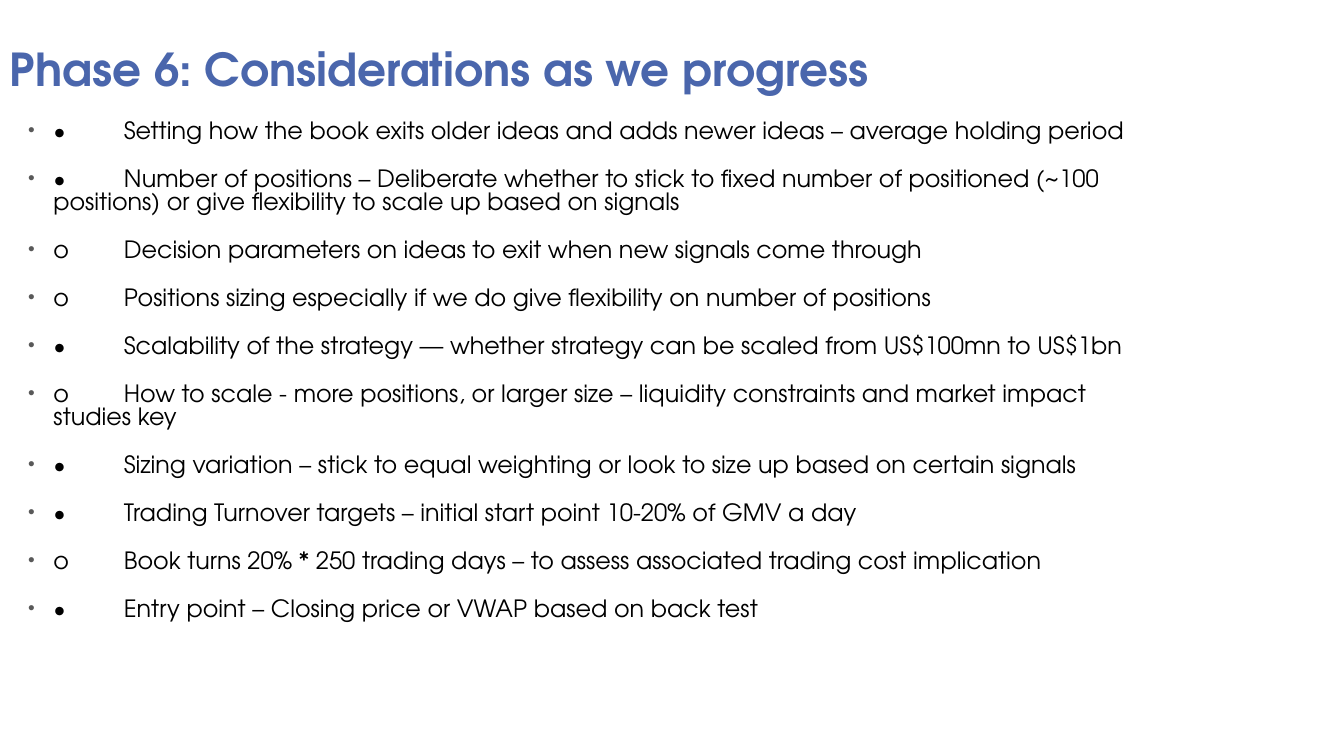
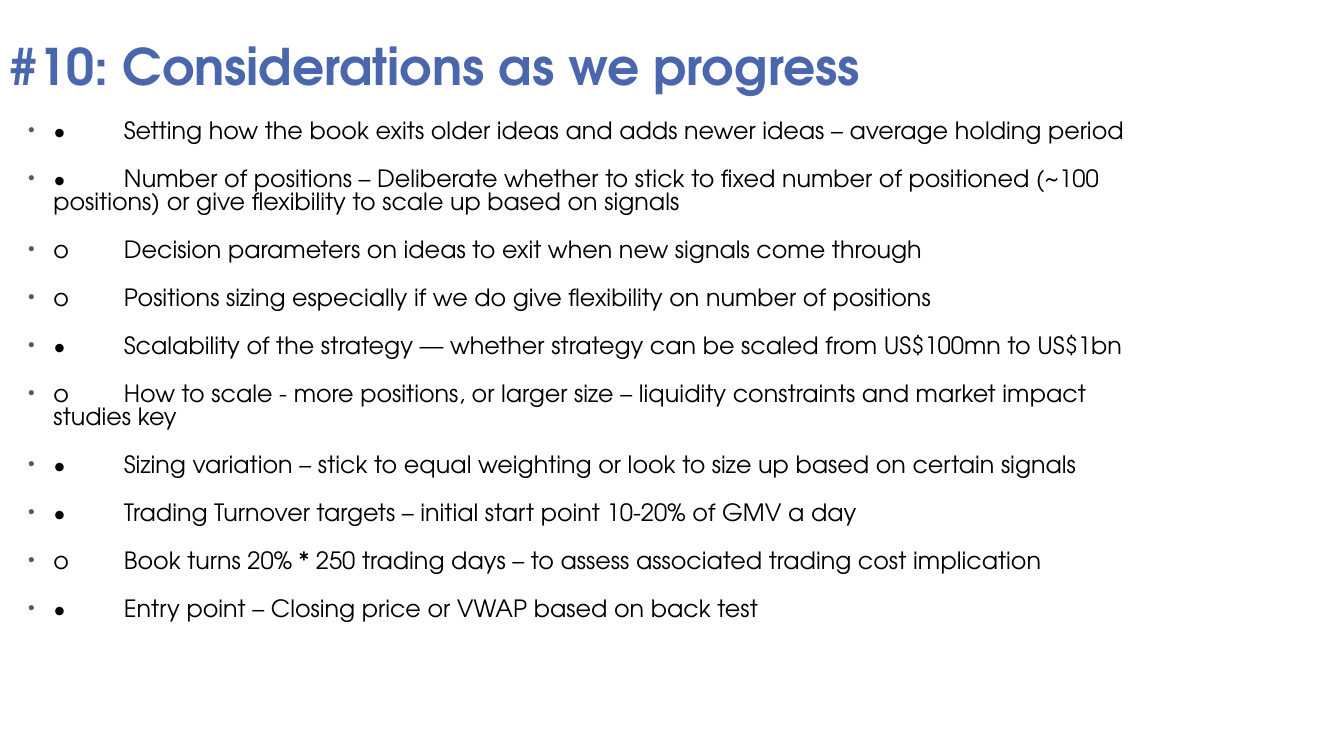
Before and after one commit to HHH0808/SMU-QTS, a slide deck: slide 13 of QTS project presentation.pptx (slide 11 before the commit). Drawn at 1344x756 pixels with LibreOffice and Linux fonts; fonts in the diff are those of the drawing; background and template pictures are left out. Boxes give left, top, right and bottom in pixels: in the first picture for what was removed or moved away, otherwise in the second. Text is boxed around its words. In the diff, an @@ line names an element or a change of style, - is before the commit and + after.

```diff
--- a/QTS project presentation.pptx
+++ b/QTS project presentation.pptx
@@ title at box(10, 46, 860, 96): text changed; size 32.4 to 36 pt @@
-Phase 6: Considerations as we progress
+#10: Considerations as we progress
```
Also in this commit, not shown: 4 other slides changed, 7 slides added, 5 slides removed.
